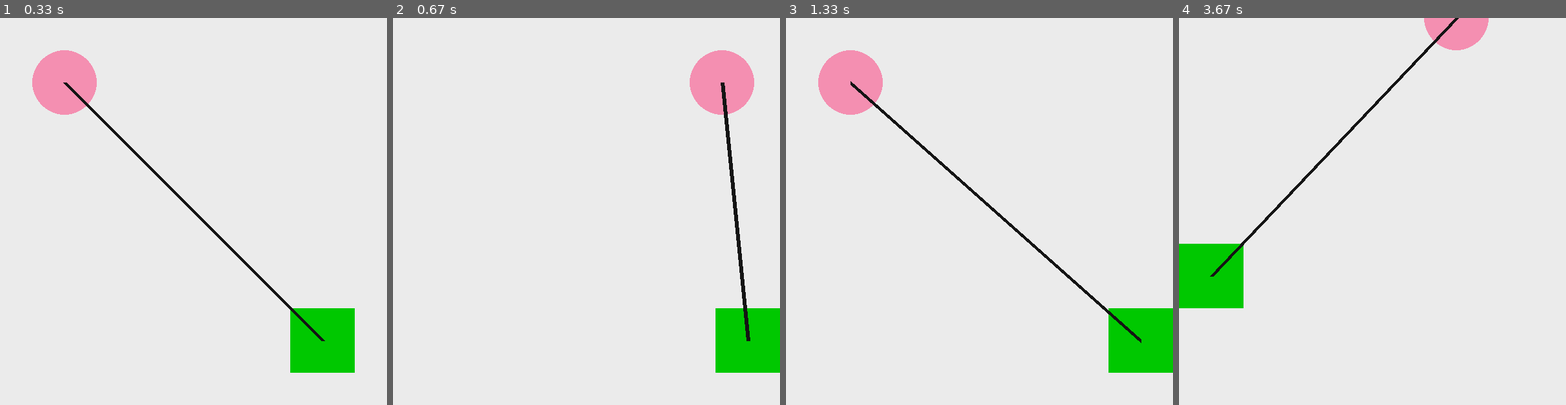
Above: before the commit, frames 1-4 (left to right).
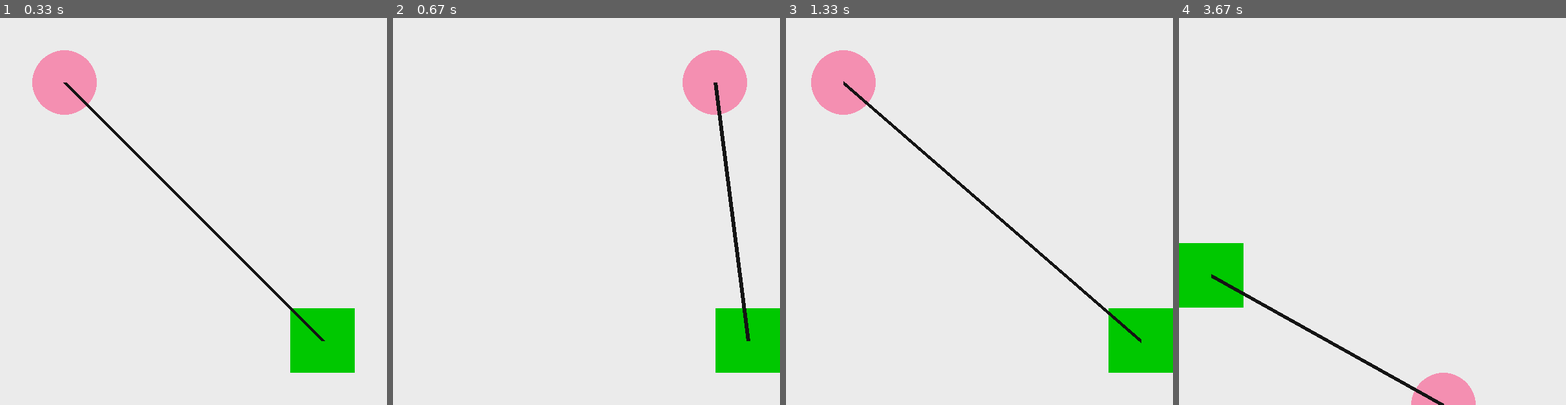
Above: after the commit, the same moments.

Repository: gingerwitch64/school-projects
Game: pygame game, started from pygame1_2/pygame2.py
Two runs of this game, one before a commit and one after it. Both use one fixed random seed, a clock stepped at 60 frames per second and the inputs below.
Inputs:
- Up to frame 1 (0.33 s): no input
- Up to frame 2 (0.67 s): hold A from 0.33 s (still down); hold Right from 0.33 s (still down)
- Up to frame 3 (1.33 s): release A at 0.8 s; release Right at 0.8 s; hold Right 0.83-1.3 s; hold D 0.83-1.3 s
- Up to frame 4 (3.67 s): hold Up 1.33-1.63 s; hold W 1.33-1.63 s; hold Right 1.67-2.13 s; hold D 1.67-2.13 s; hold Left 2.17-2.7 s; hold A 2.17-2.7 s; hold Down 2.73-3.03 s; hold S 2.73-3.03 s; hold Left 3.07-3.47 s; hold A 3.07-3.47 s; hold Up from 3.5 s (still down); hold W from 3.5 s (still down)

Frame 1 is identical in both runs. In frame 2, 1.6% of the frame differs, in the area x 74-94%, y 8-83%; in frame 3, 1.6%; in frame 4, 3.3%, in the area x 0-80%, y 0-100%.

Commit message:
forgot delta time

Diff:
--- a/pygame1_2/pygame2.py
+++ b/pygame1_2/pygame2.py
@@ -24,14 +24,14 @@
     for event in pygame.event.get():
         if event.type == pygame.QUIT: active = False
     pressedKeys = pygame.key.get_pressed()
-    if pressedKeys[K_RIGHT]:    square_x+=speed
-    if pressedKeys[K_LEFT]:     square_x-=speed
-    if pressedKeys[K_UP]:       square_y-=speed
-    if pressedKeys[K_DOWN]:     square_y+=speed
-    if pressedKeys[K_d]:    circle_x+=speed
-    if pressedKeys[K_a]:    circle_x-=speed
-    if pressedKeys[K_w]:    circle_y-=speed
-    if pressedKeys[K_s]:    circle_y+=speed
+    if pressedKeys[K_RIGHT]:    square_x+=speed*dt
+    if pressedKeys[K_LEFT]:     square_x-=speed*dt
+    if pressedKeys[K_UP]:       square_y-=speed*dt
+    if pressedKeys[K_DOWN]:     square_y+=speed*dt
+    if pressedKeys[K_d]:    circle_x+=speed*dt
+    if pressedKeys[K_a]:    circle_x-=speed*dt
+    if pressedKeys[K_w]:    circle_y-=speed*dt
+    if pressedKeys[K_s]:    circle_y+=speed*dt
 
     if circle_x > display_width: circle_x = 0
     if circle_x < 0: circle_x = display_width
